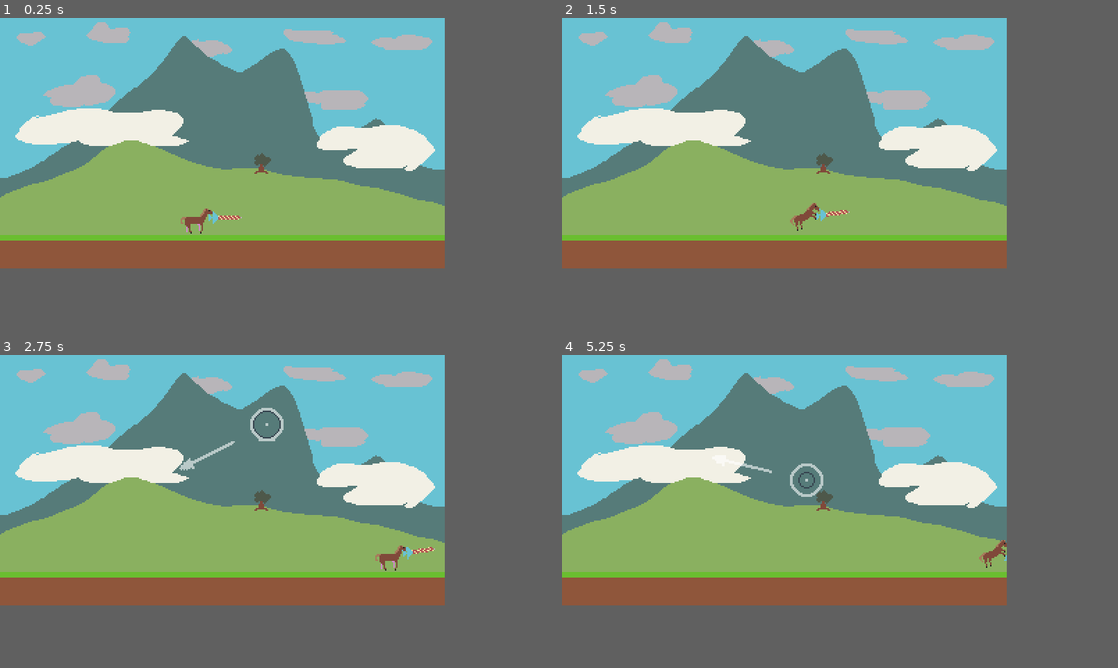
Above: before the commit, frames 1-4 (two rows, left to right).
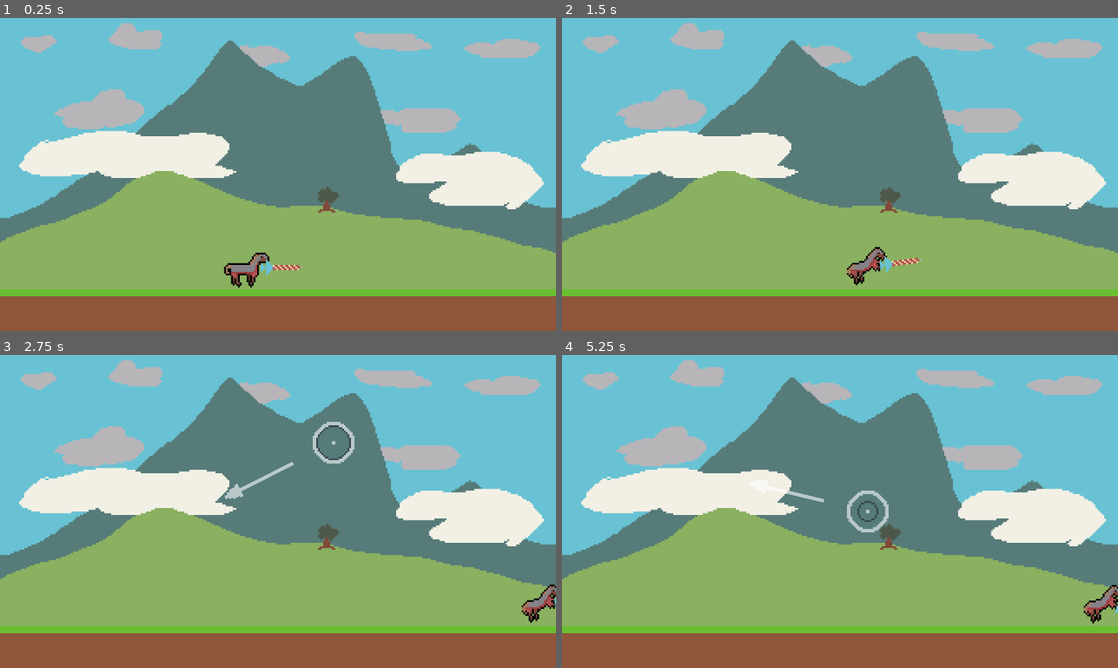
Above: after the commit, the same moments.

Repository: ErwinPrograms/Mini-Jam-205-Horses
Game: Godot game, scene res://scenes/roots/game.tscn
The game is run twice, just before and just after one commit, with the same random seed, the same clock (stepped at 60 frames per second) and the same inputs.
Inputs (mouse positions are in pixels of both pictures, inside the frame that each line leads up to):
- Up to frame 1 (0.25 s): no input
- Up to frame 2 (1.5 s): tap Enter at 0.5 s; move the mouse to (884, 130) at 0.52 s; press the mouse at (884, 130) at 0.53 s; tap Space at 1.25 s; move the mouse to (695, 155) at 1.27 s; release the mouse at (695, 155) at 1.28 s; click (695, 155) at 1.35 s
- Up to frame 3 (2.75 s): move the mouse to (266, 423) at 2.02 s; press the mouse at (266, 423) at 2.03 s
- Up to frame 4 (5.25 s): tap Enter at 2.75 s; move the mouse to (762, 530) at 2.77 s; release the mouse at (762, 530) at 2.78 s; click (762, 530) at 2.85 s; move the mouse to (917, 517) at 3.52 s; press the mouse at (917, 517) at 3.53 s; move the mouse to (650, 442) at 4.27 s; release the mouse at (650, 442) at 4.28 s; click (650, 442) at 4.35 s; tap Space at 5 s; move the mouse to (806, 480) at 5.02 s; press the mouse at (806, 480) at 5.03 s
In our replay, the window is 640x360 before the commit and 800x450 after it. These sizes can differ from the game's own. Grey fills any space a smaller window leaves; there, only what the larger window draws over its background counts as a difference.

The runs differ from the first frame. In frame 1, 58% of the frame differs, in the area x 0-100%, y 0-89%; in frame 2, 58%; in frame 3, 59%; in frame 4, 58%.

Commit message:
Update project windo to be canvas, and horse sprite to be a knight

Diff:
--- a/project.godot
+++ b/project.godot
@@ -21,7 +21,7 @@
 window/size/viewport_height=180
 window/size/window_width_override=1080
 window/size/window_height_override=720
-window/stretch/mode="viewport"
+window/stretch/mode="canvas_items"
 
 [input]
 
@@ -38,8 +38,8 @@
 2d_physics/layer_3="Obstacle"
 2d_physics/layer_4="Border"
 2d_physics/layer_5="Floor"
-2d_physics/layer_6="PlayerHurtbox"
-2d_physics/layer_7="EnemyHurtbox"
+2d_physics/layer_6="PlayerHitbox"
+2d_physics/layer_7="EnemyHitbox"
 
 [physics]
 
--- a/scenes/characters/horse_player.gd
+++ b/scenes/characters/horse_player.gd
@@ -1,8 +1,8 @@
 class_name HorsePlayer
 extends RigidBody2D
 
-var _JUMP_TEXTURE: Texture2D = preload("uid://b1yrtrcigajii")
-var _LAND_TEXTURE: Texture2D = preload("uid://dwci8yofvnu7x")
+var _JUMP_TEXTURE: Texture2D = preload("uid://67lqo35u85wl")
+var _LAND_TEXTURE: Texture2D = preload("uid://sc6o3nhn55iv")
 
 @export var launch_power: float = 75
 @export var max_jumps: int = 3
--- a/scenes/characters/horse_player.tscn
+++ b/scenes/characters/horse_player.tscn
@@ -1,8 +1,11 @@
 [gd_scene format=3 uid="uid://bf8l5xrmmuh41"]
 
 [ext_resource type="Script" uid="uid://bxmogwg77emkv" path="res://scenes/characters/horse_player.gd" id="1_ersk7"]
-[ext_resource type="Texture2D" uid="uid://dwci8yofvnu7x" path="res://assets/horse.png" id="1_wfdm2"]
+[ext_resource type="Texture2D" uid="uid://sc6o3nhn55iv" path="res://assets/horse-knight-outline.png" id="2_gvtg4"]
 [ext_resource type="PackedScene" uid="uid://cgerjl4w3soyo" path="res://scenes/objects/lance_weapon.tscn" id="3_gvtg4"]
+
+[sub_resource type="PhysicsMaterial" id="PhysicsMaterial_gvtg4"]
+friction = 0.3
 
 [sub_resource type="CapsuleShape2D" id="CapsuleShape2D_wfdm2"]
 radius = 9.0
@@ -10,6 +13,7 @@
 
 [node name="HorsePlayer" type="RigidBody2D" unique_id=570504137]
 collision_mask = 25
+physics_material_override = SubResource("PhysicsMaterial_gvtg4")
 lock_rotation = true
 contact_monitor = true
 max_contacts_reported = 1
@@ -17,7 +21,7 @@
 script = ExtResource("1_ersk7")
 
 [node name="Sprite2D" type="Sprite2D" parent="." unique_id=450168388]
-texture = ExtResource("1_wfdm2")
+texture = ExtResource("2_gvtg4")
 
 [node name="CollisionShape2D" type="CollisionShape2D" parent="." unique_id=2038257002]
 position = Vector2(0, 2)
Binary file added: assets/horse-knight-jump-outline.png
Not shown, added: assets/horse-knight-jump-outline.png.import
Binary file added: assets/horse-knight-outline.png
Not shown, added: assets/horse-knight-outline.png.import
Binary file changed: assets/horse.png
